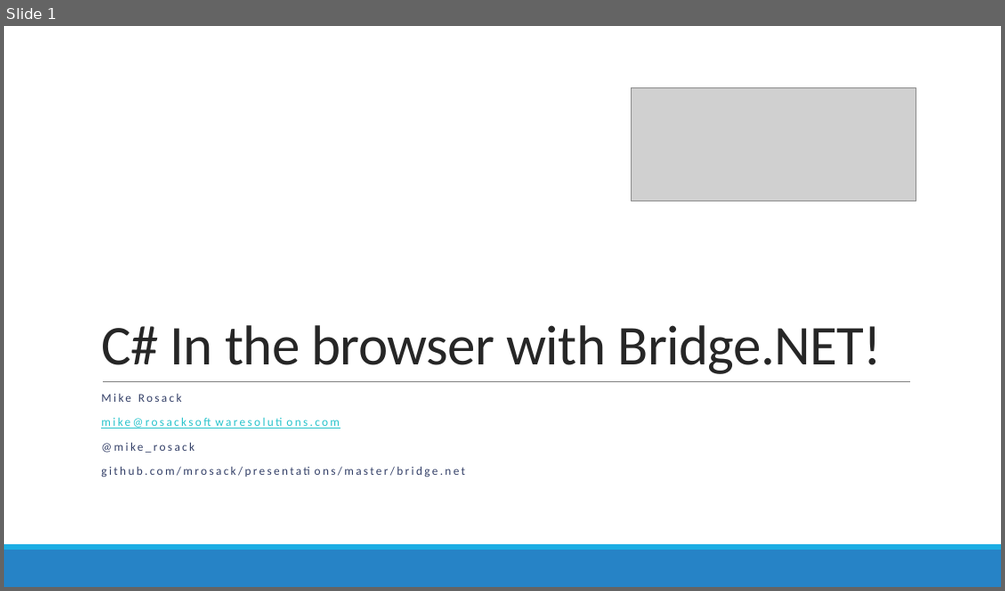
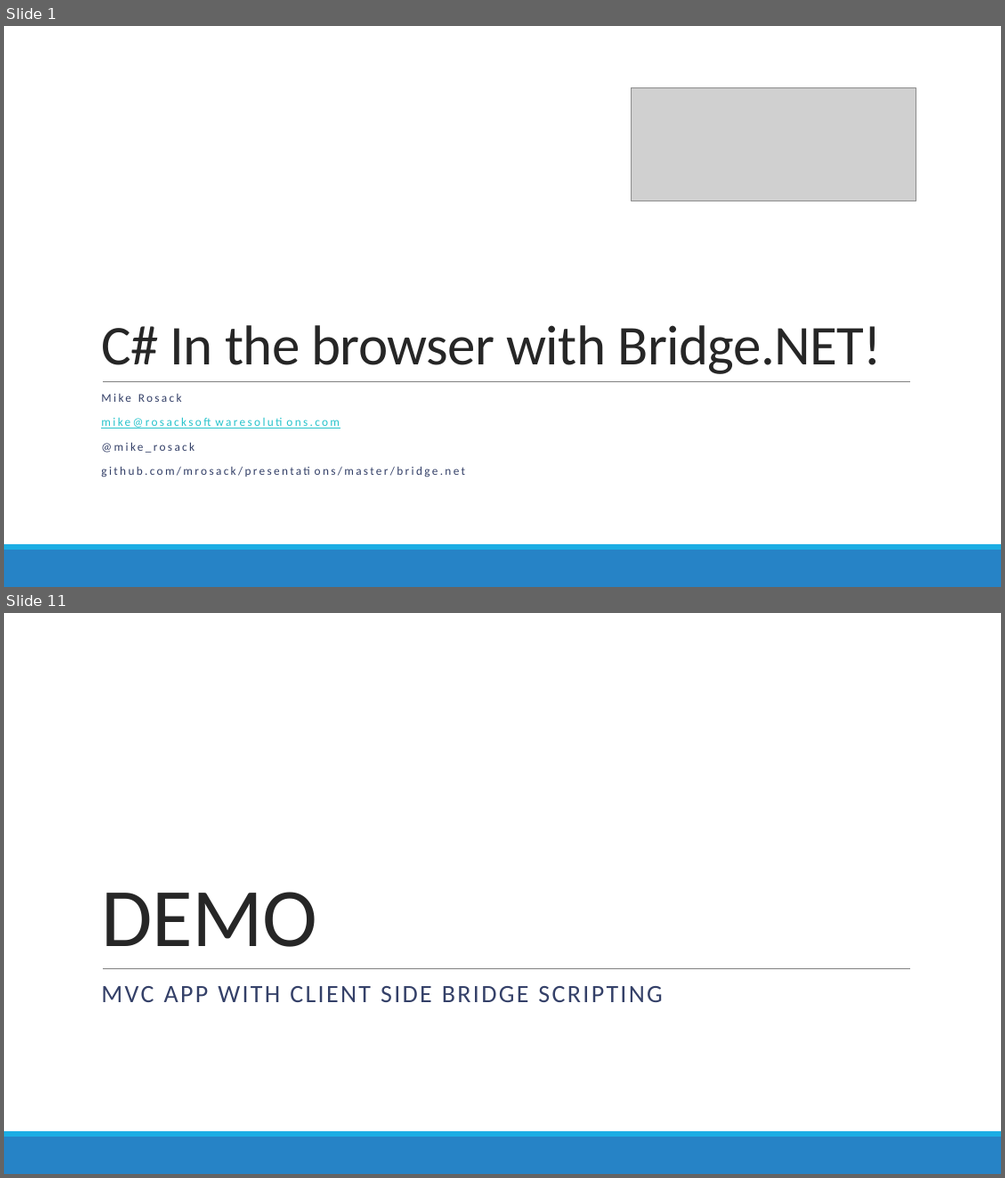
Before and after one commit to mrosack/presentations, a slide deck: bridge.net/bridge-net.pptx. Shown one above the other, each under a label of ours: slide 1 before the commit, slides 1 and 11 after it; the slides between them are not shown. The pictures are 1005x591 and 1005x1178 pixels, drawn with LibreOffice and Linux fonts; fonts in the diff are those of the drawing; grey boxes stand for pictures. Boxes give left, top, right and bottom in pixels: in the first picture for what was removed or moved away, otherwise in the second. Text is boxed around its words. In the diff, an @@ line names an element or a change of style, - is before the commit and + after.

```diff
--- a/bridge.net/bridge-net.pptx
+++ b/bridge.net/bridge-net.pptx
@@ slide 11 added at bbox=[4, 613, 1001, 1174], background #FFFFFF; not listed: 3 template elements that a slide beside it also shows @@
@@ title added at bbox=[101, 892, 317, 947], 80 pt, text #262626 @@
+DEMO
@@ subtitle added at bbox=[101, 986, 662, 1002], 24 pt, text #344068 @@
+MVC APP WITH CLIENT SIDE BRIDGE SCRIPTING
```
Also in this commit, not shown: 11 other slides added, 1 slide removed.
